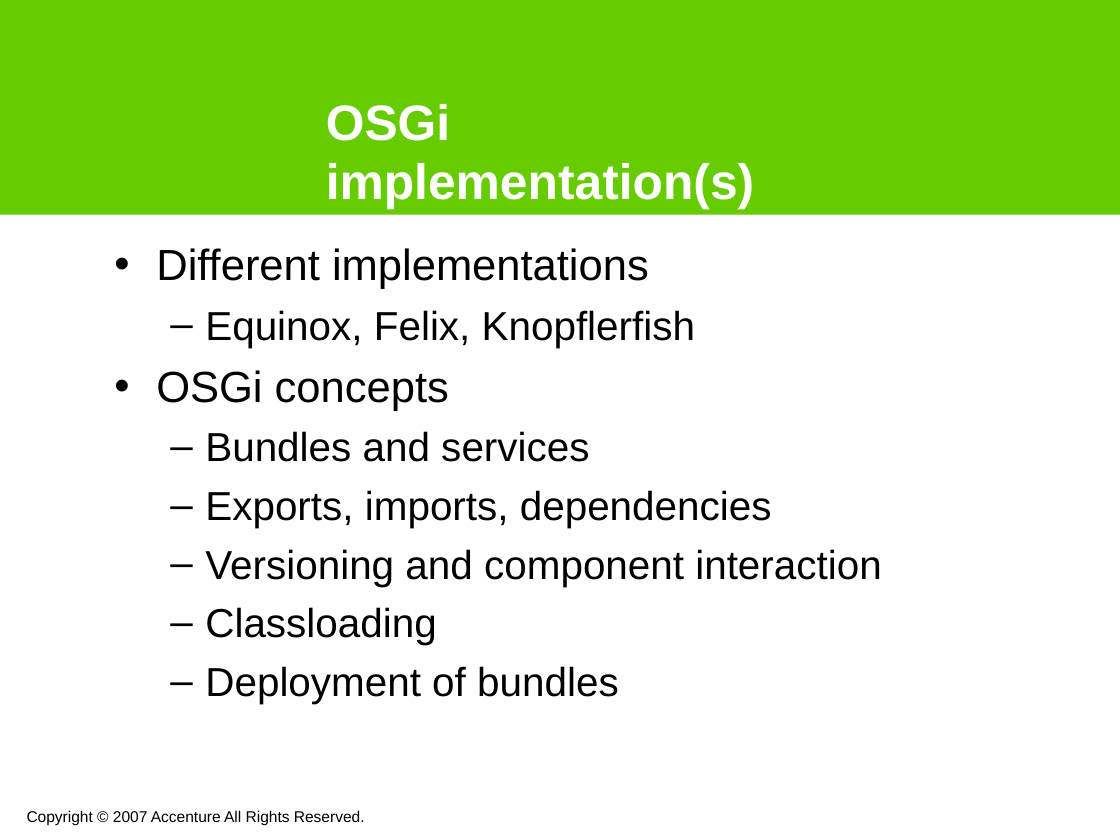
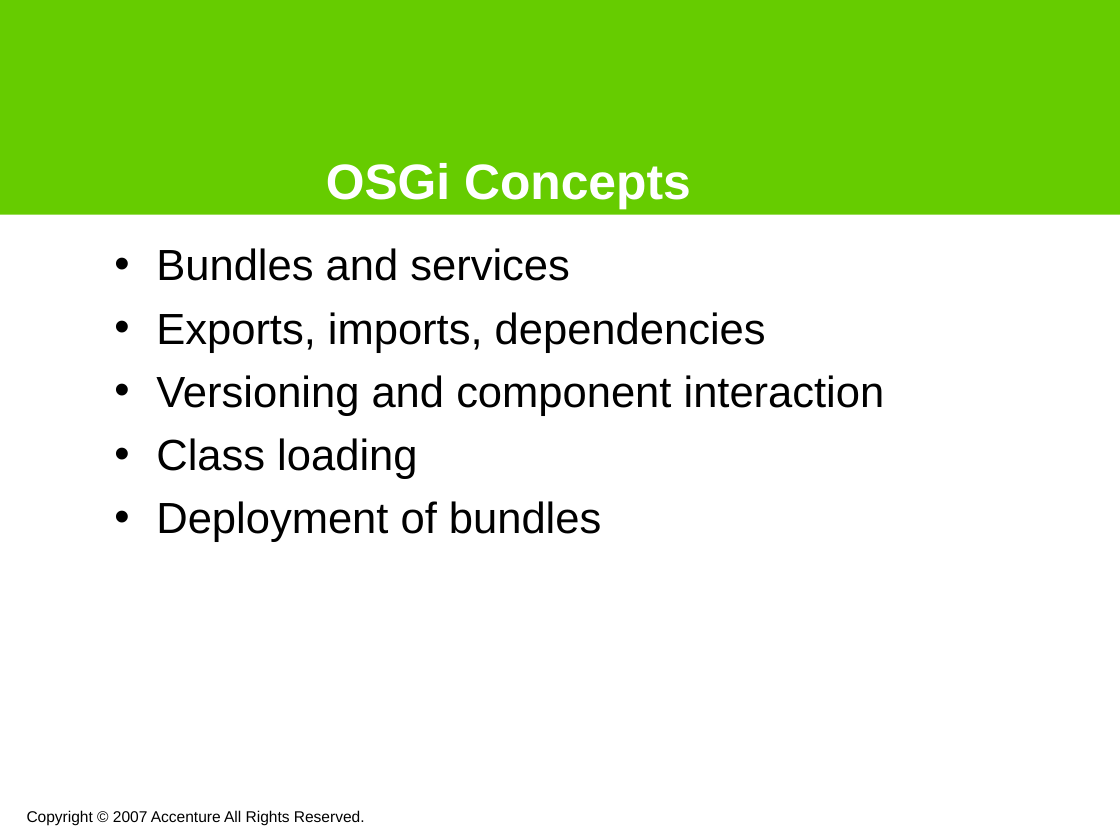
Before and after one commit to noushadali/osgi-samples, a slide deck: slide 9 of congress-registration/documentation/Webservice versioning using osgi.ppt. Drawn at 1120x840 pixels with LibreOffice and Linux fonts; fonts in the diff are those of the drawing; background and template pictures are left out. Boxes give left, top, right and bottom in pixels: in the first picture for what was removed or moved away, otherwise in the second. Text is boxed around its words. In the diff, an @@ line names an element or a change of style, - is before the commit and + after.

```diff
--- a/congress-registration/documentation/Webservice versioning using osgi.ppt
+++ b/congress-registration/documentation/Webservice versioning using osgi.ppt
@@ title at (326,163,691,210): text changed @@
-OSGi implementation(s)
+OSGi Concepts
@@ text at (156,248,695,411): paragraphs removed @@
-• Different implementations
-  – Equinox, Felix, Knopflerfish
-• OSGi concepts
@@ text at (156,248,885,542): size 26 to 28 pt in "Bundles and services", "Exports, imports, dependencies", "Versioning and component interaction", "Deployment of bundles"; bullet – to •; list level 2 to 1 in "Bundles and services"; list level 2 to 1 in "Exports, imports, dependencies"; list level 2 to 1 in "Versioning and component interaction"; list level 2 to 1 in "Deployment of bundles" @@
@@ text at (156,438,417,479): text changed; size 26 to 28 pt @@
-  – Classloading
+• Class loading
```
Also in this commit, not shown: 12 other slides changed, 4 slides added, 1 slide removed, 2 other files.
